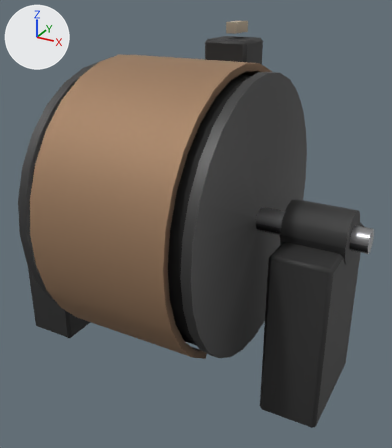
One commit to the glTF model assets/models/props/brake_drum.glb: the scene before it, then after it.
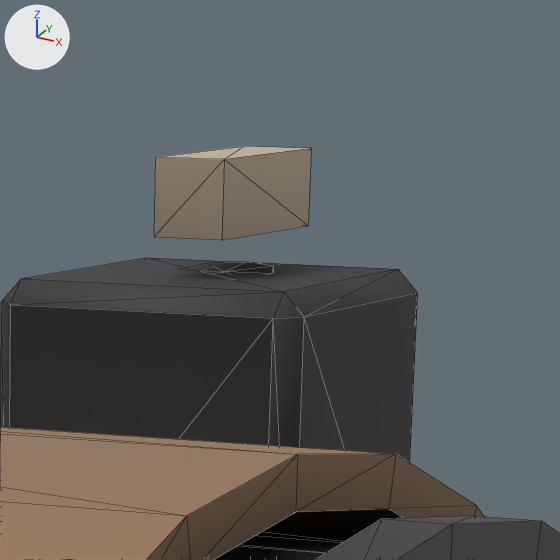
Each version appears first whole from a camera (50 mm lens) standing at (1.172, -1.985, 1.684) and looking at (0.04, 0.073, 0.654), and next in a close-up on the part from 52% to 72% of the width and 0% to 17% of the height. The axes (+X, +Y, +Z) are drawn at upper left. The lights are the same throughout. The older version's two pictures come first. The close-ups show mesh edges as thin lines. Vertices at exactly the same position are counted once.

In view in the first close-up: 'static'.
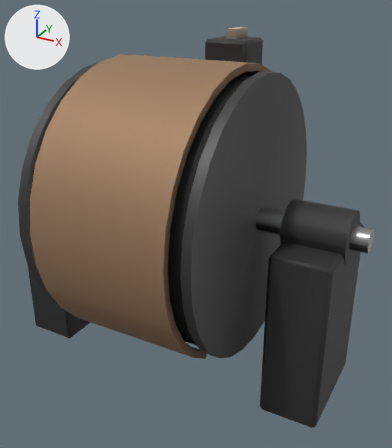
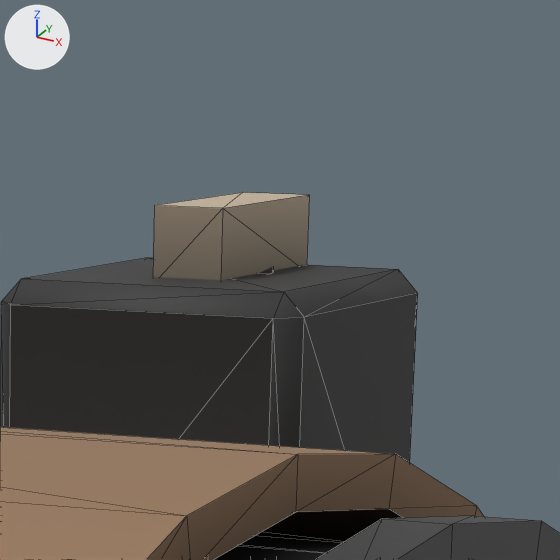
Pixel boxes (x1, y1, x2, y2) of what changed, in the close-ups (560 x 560 px; the box of a moved part takes in the faces that stretch with it):
'static', reshaped: before (0, 146, 560, 560); after (0, 192, 560, 560)
part 1 of me_static, moved or reshaped: before (160, 146, 309, 159); after (156, 193, 306, 208)

What the commit changed:
me_static is used by ob_static; location (0.0, 0.0, 0.0).
me_static had 482 vertices, 908 faces and spanned x -0.85..0.85, y -0.63..0.84, z 0.0..1.52.
me_static now has 482 vertices, 908 faces and spans x -0.85..0.85, y -0.63..0.84, z 0.0..1.5.
me_static part 1: the loose piece of 8 vertices spanning x -0.03..0.03, y 0.49..0.63, z 1.48..1.52 is moved by (0.0, 0.0, -0.03).
